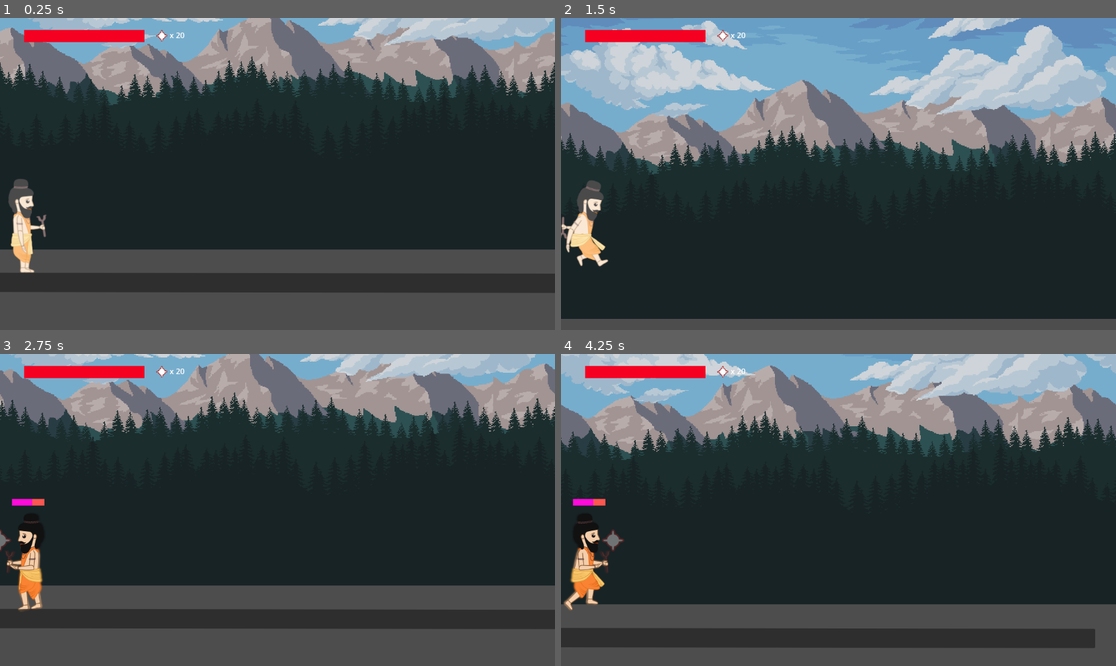
Above: before the commit, frames 1-4 (two rows, left to right).
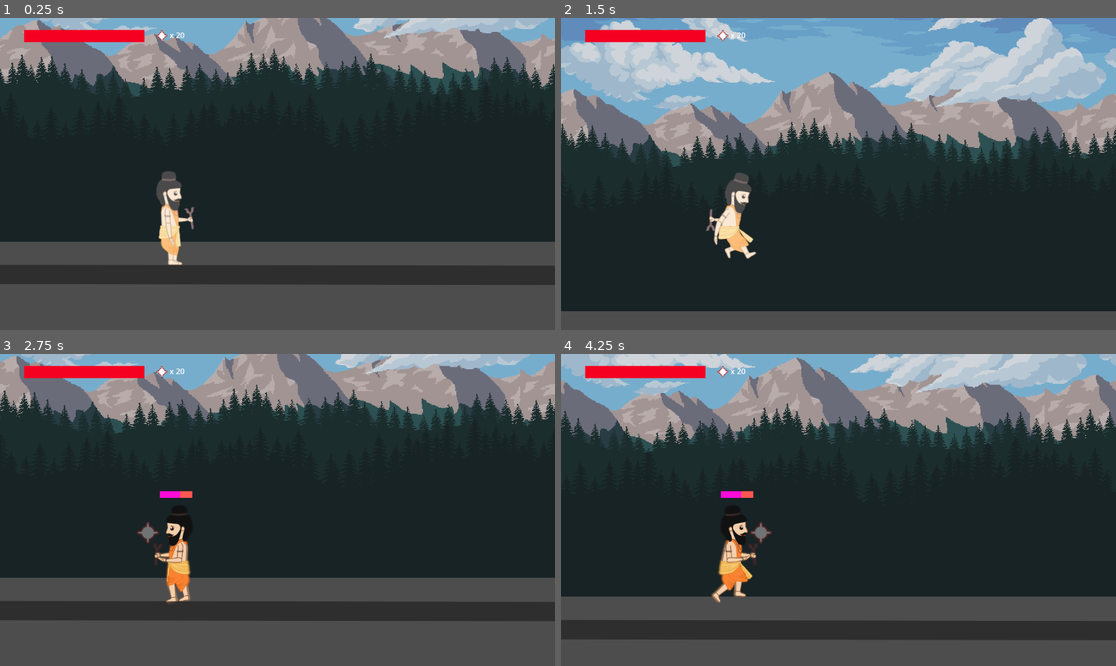
Above: after the commit, the same moments.

Repository: KartikWatts/games
Game: Godot game, scene res://world.tscn
Same seed, same stepped clock (60 frames per second), same inputs: the game is played once before the commit and once after it.
Inputs:
- Up to frame 1 (0.25 s): no input
- Up to frame 2 (1.5 s): tap Enter (ui_accept) at 0.5, 0.77 s; hold Right (ui_right) from 0.53 s (still down); tap Ctrl (player_attack) at 0.6, 1.35 s
- Up to frame 3 (2.75 s): tap Enter (ui_accept) at 1.52 s; release Right (ui_right) at 2.03 s; hold Left (ui_left) from 2.03 s (still down); tap Ctrl (player_attack) at 2.1 s
- Up to frame 4 (4.25 s): release Left (ui_left) at 2.78 s; hold Right (ui_right) from 2.78 s (still down); tap Ctrl (player_attack) at 2.85, 3.6 s; tap Enter (ui_accept) at 3.02, 3.77 s

The runs differ from the first frame. In frame 1, 21% of the frame differs, in the area x 0-100%, y 0-88%; in frame 2, 22%; in frame 3, 22%; in frame 4, 24%, in the area x 0-100%, y 0-95%.

Commit message:
background enhancements

Diff:
--- a/games/violest/violest/game.gd
+++ b/games/violest/violest/game.gd
@@ -8,6 +8,7 @@
 @export var player_speed := 300.0
 @export var player_jump_velocity := -620.0
 @export var player_attack_launch_time := 1.0
+@export var player_face_direction := 1
 
 @export var magic_balls_count := 20
 
--- a/games/violest/violest/player/player.gd
+++ b/games/violest/violest/player/player.gd
@@ -22,7 +22,7 @@
 
 var gravity = ProjectSettings.get_setting("physics/2d/default_gravity")
 var is_attack_initiated = false
-var face_direction = 1
+var face_direction = Game.player_face_direction
 var is_sitting = false
 var is_hurting = false
 var is_dead = false
@@ -89,6 +89,7 @@
 			set_wand_marker_position(direction)
 			_sprite_2d.flip_h = false
 
+		Game.player_face_direction = face_direction
 
 		if direction:
 			velocity.x = direction * player_speed
--- a/games/violest/violest/player/player.tscn
+++ b/games/violest/violest/player/player.tscn
@@ -229,6 +229,10 @@
 collision_mask = 18
 script = ExtResource("1_yo214")
 
+[node name="MainCamera" type="Camera2D" parent="."]
+position = Vector2(215, -92)
+limit_left = 0
+
 [node name="CollisionShape2D" type="CollisionShape2D" parent="."]
 shape = SubResource("CapsuleShape2D_cim72")
 
--- a/games/violest/violest/world.tscn
+++ b/games/violest/violest/world.tscn
@@ -21,10 +21,6 @@
 
 [node name="Player" parent="." instance=ExtResource("1_e28uy")]
 position = Vector2(514, 184)
-
-[node name="MainCamera" type="Camera2D" parent="Player"]
-position = Vector2(522, -108)
-limit_left = 0
 
 [node name="Floor" type="StaticBody2D" parent="."]
 collision_layer = 2
--- a/games/violest/violest/world/Cloud.gd
+++ b/games/violest/violest/world/cloud.gd
@@ -3,4 +3,4 @@
 const cloud_speed := -15
 
 func _process(delta):
-	self.motion_offset.x += cloud_speed * delta
+	self.motion_offset.x += (cloud_speed * delta)
--- a/games/violest/violest/world/parallax_background.tscn
+++ b/games/violest/violest/world/parallax_background.tscn
@@ -1,20 +1,30 @@
-[gd_scene load_steps=7 format=3 uid="uid://c5dhuatvhswlr"]
+[gd_scene load_steps=7 format=3 uid="uid://bumsvvhcmgpmv"]
 
 [ext_resource type="Texture2D" uid="uid://dklpughx5q6y4" path="res://assets/Background/sky.png" id="1_rijua"]
 [ext_resource type="Texture2D" uid="uid://cvshxeejj5tf6" path="res://assets/Background/mountain2.png" id="2_nphp5"]
 [ext_resource type="Texture2D" uid="uid://gh0uuhm54hs3" path="res://assets/Background/cloud.png" id="3_4x6rc"]
-[ext_resource type="Script" path="res://world/Cloud.gd" id="3_ujv8w"]
+[ext_resource type="Script" path="res://world/cloud.gd" id="3_bq5yv"]
 [ext_resource type="Texture2D" uid="uid://cli6dr6cmssjs" path="res://assets/Background/pine1.png" id="4_fh0vi"]
 [ext_resource type="Texture2D" uid="uid://dsdl5de4x5df2" path="res://assets/Background/pine2.png" id="5_j8jom"]
 
 [node name="ParallaxBackground" type="ParallaxBackground"]
 
 [node name="Sky" type="ParallaxLayer" parent="."]
-motion_scale = Vector2(0.25, 1)
+motion_scale = Vector2(0.21, 1)
 motion_mirroring = Vector2(1152, 0)
 
 [node name="Sky" type="Sprite2D" parent="Sky"]
 position = Vector2(578.322, 179.25)
+scale = Vector2(1.68483, 1.68483)
+texture = ExtResource("1_rijua")
+
+[node name="Sky2" type="ParallaxLayer" parent="."]
+motion_scale = Vector2(0.21, 1)
+motion_mirroring = Vector2(1152, 0)
+
+[node name="Sky" type="Sprite2D" parent="Sky2"]
+position = Vector2(578.322, -175.75)
+rotation = 3.14159
 scale = Vector2(1.68483, 1.68483)
 texture = ExtResource("1_rijua")
 
@@ -30,7 +40,7 @@
 [node name="Cloud" type="ParallaxLayer" parent="."]
 motion_scale = Vector2(0, 1)
 motion_mirroring = Vector2(1152, 0)
-script = ExtResource("3_ujv8w")
+script = ExtResource("3_bq5yv")
 
 [node name="Sprite2D" type="Sprite2D" parent="Cloud"]
 position = Vector2(576.397, 185)
Not shown: 1 places in games/violest/violest/world.tscn that only renumber resources
